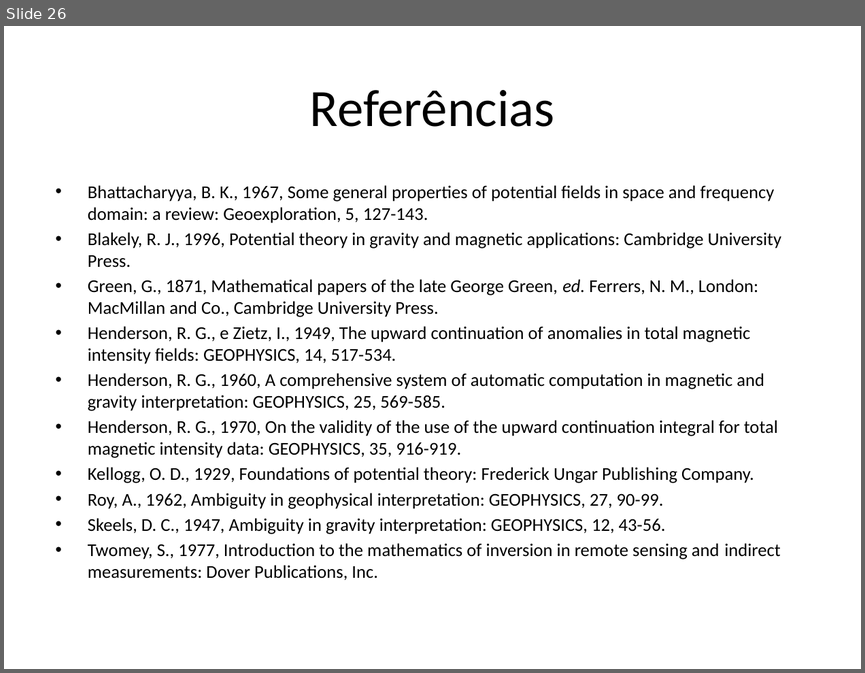
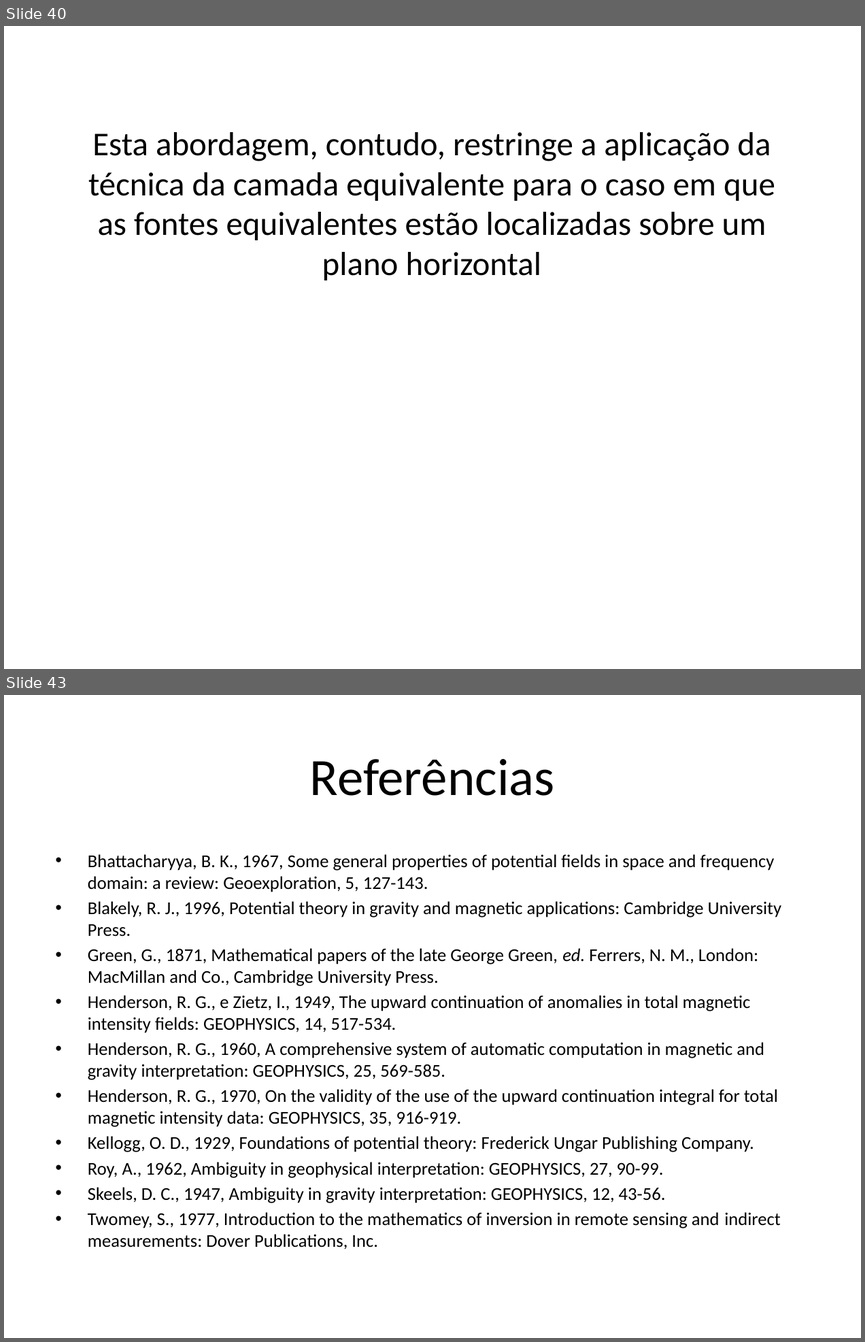
Before and after one commit to pinga-lab/CE-VII-SimBGf-2016, a slide deck: slides/8_integral_continuacao.pptx. Shown one above the other, each under a label of ours: slide 26 before the commit, slides 40 and 43 after it; the slides between them are not shown. The pictures are 865x673 and 865x1342 pixels, drawn with LibreOffice and Linux fonts; fonts in the diff are those of the drawing. Boxes give left, top, right and bottom in pixels: in the first picture for what was removed or moved away, otherwise in the second. Text is boxed around its words. In the diff, an @@ line names an element or a change of style, - is before the commit and + after.

Commit message:
generalizacao da integral de continuacao para cima

```diff
--- a/slides/8_integral_continuacao.pptx
+++ b/slides/8_integral_continuacao.pptx
@@ slide 40 added at box(4, 26, 861, 669), background #FFFFFF @@
@@ text added at box(88, 132, 775, 280), 28 pt, text #000000 @@
+Esta abordagem, contudo, restringe a aplicação da técnica da camada equivalente para o caso em que as fontes equivalentes estão localizadas sobre um plano horizontal
@@ what was slide 26 is now slide 43 @@
```
Also in this commit, not shown: 16 other slides added, 3 other files.
